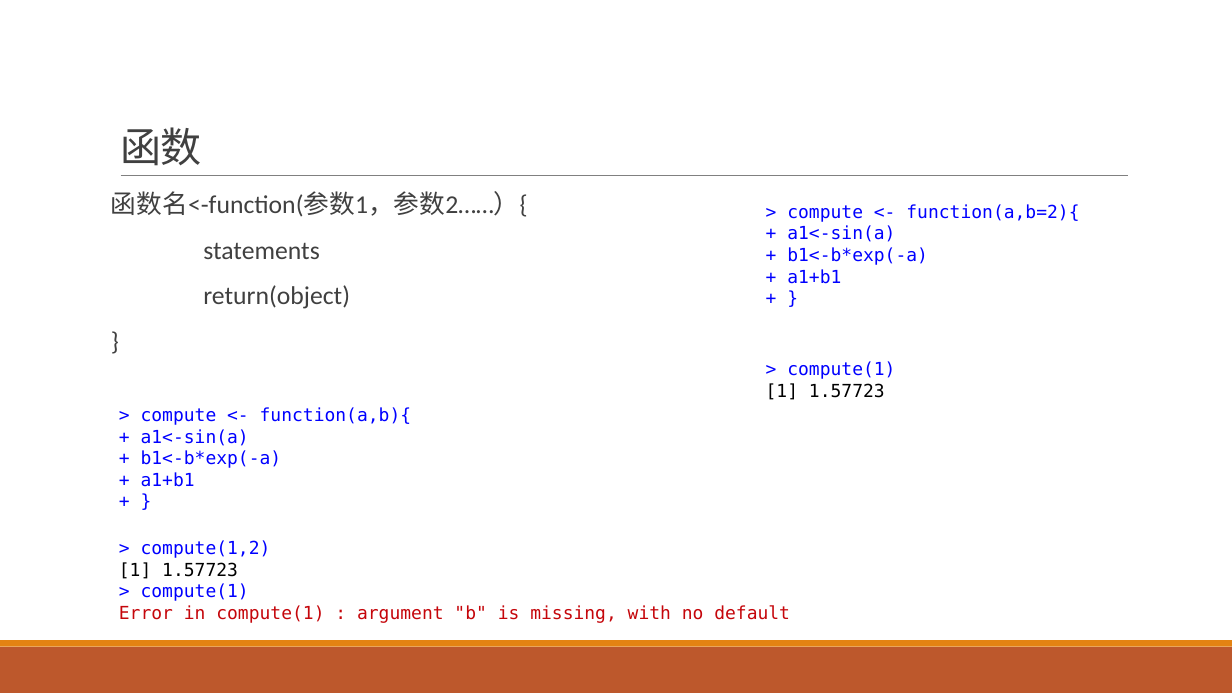
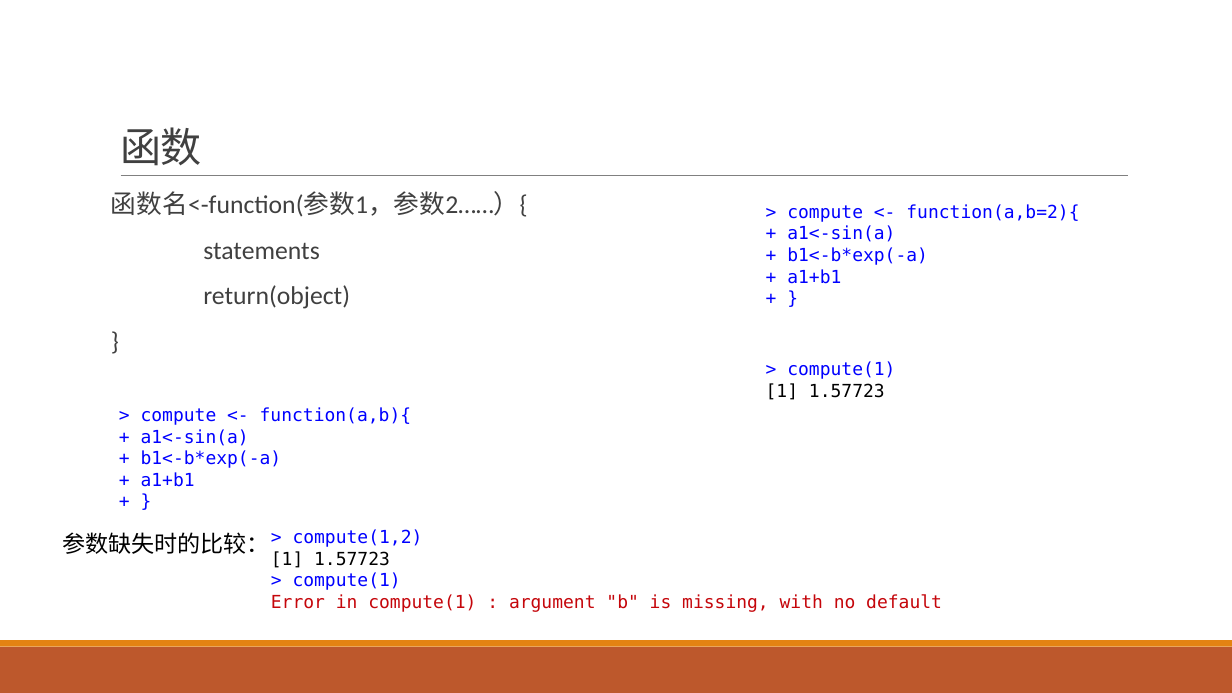
Before and after one commit to exoplanetX/DataAnalytics, a slide deck: slide 6 of 实验-6-函数式编程.pptx. Drawn at 1232x693 pixels with LibreOffice and Linux fonts; fonts in the diff are those of the drawing. Boxes give left, top, right and bottom in pixels: in the first picture for what was removed or moved away, otherwise in the second. Text is boxed around its words. In the diff, an @@ line names an element or a change of style, - is before the commit and + after.

```diff
--- a/实验-6-函数式编程.pptx
+++ b/实验-6-函数式编程.pptx
@@ text added at [62, 532, 270, 554], 18 pt, text #000000 @@
+参数缺失时的比较：
@@ text "> compute(1,2)": place and size @@
-text "> compute(1,2)" at [119, 540, 790, 623]
+text "> compute(1,2)" at [271, 529, 942, 612]
```
Also in this commit, not shown: 9 other slides changed, 1 other file.
